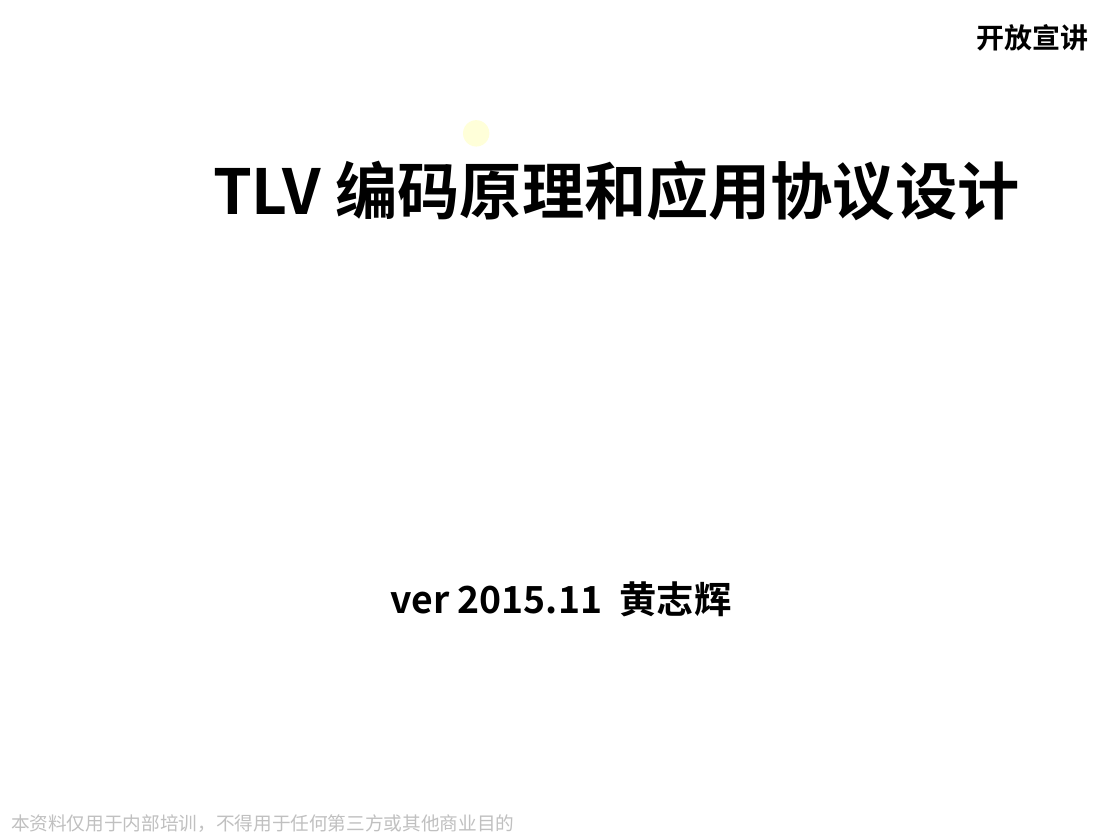
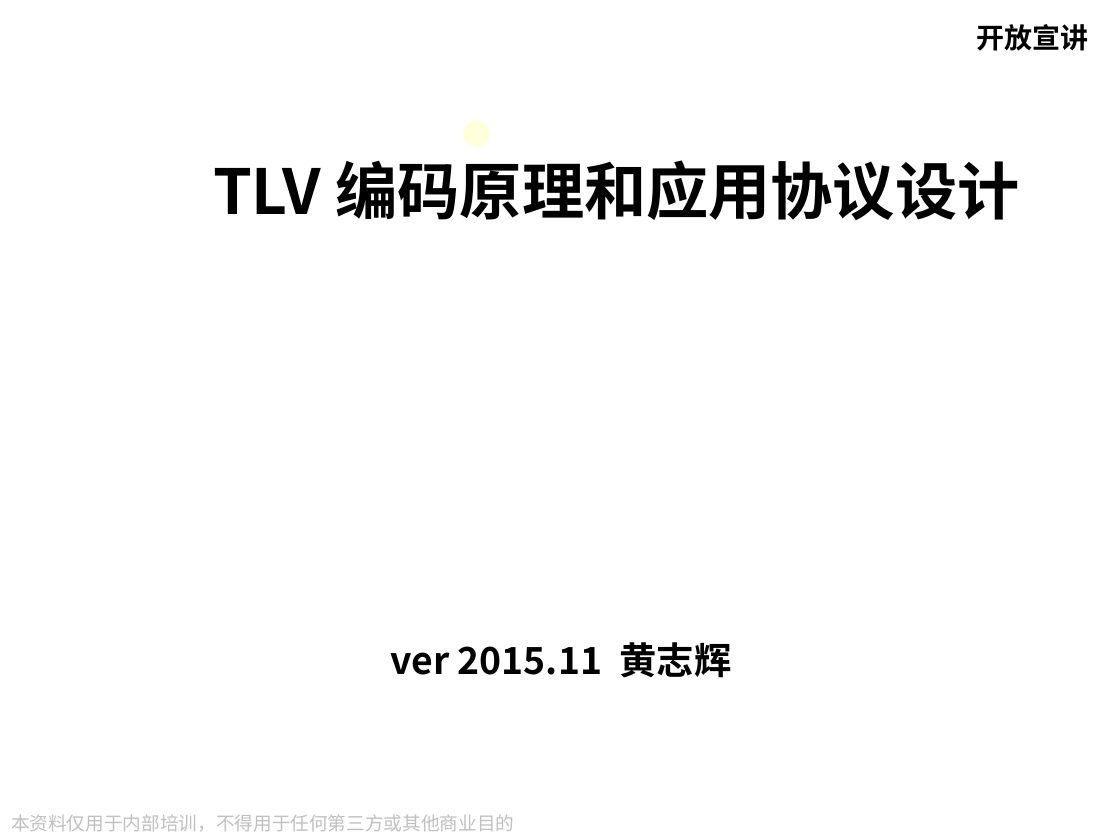
Before and after one commit to hzhxxx/ppt, a slide deck: slide 1 of TLV编码原理和应用协议设计/TLV编码原理和应用协议设计.ppt. Drawn at 1120x840 pixels with LibreOffice and Linux fonts; fonts in the diff are those of the drawing; background and template pictures are left out. Boxes give left, top, right and bottom in pixels: in the first picture for what was removed or moved away, otherwise in the second. Text is boxed around its words. In the diff, an @@ line names an element or a change of style, - is before the commit and + after.

```diff
--- a/TLV编码原理和应用协议设计/TLV编码原理和应用协议设计.ppt
+++ b/TLV编码原理和应用协议设计/TLV编码原理和应用协议设计.ppt
@@ text "ver 2015.11 黄志辉": place and size @@
-text "ver 2015.11 黄志辉" at [390, 581, 732, 617]
+text "ver 2015.11 黄志辉" at [390, 642, 732, 678]
```
Also in this commit, not shown: 3 other files.
